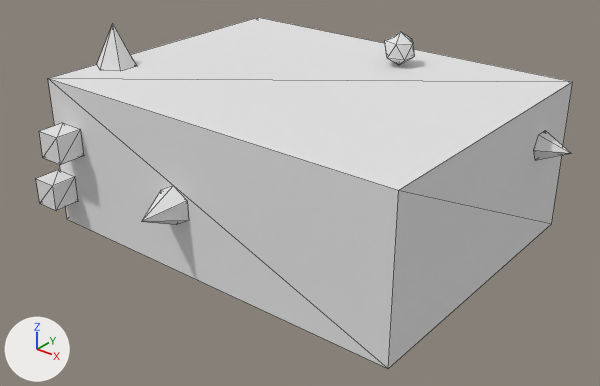
The glTF model public/Objects/object01_low.glb as it was, and as the next commit left it.
Both versions are drawn from a 50 mm camera at (3.08, -3.94, 2.13) aimed at (0.01, -0.1, -0.24). Arrows for +X, +Y and +Z are at lower left; the lights stay in place. The picture after the commit comes second. Mesh edges are drawn as thin lines. Vertices at exactly the same position are counted once.

The first picture shows 'object01_low'.
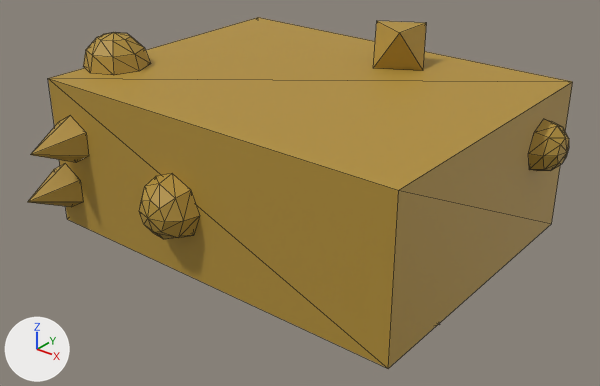
Where the change shows, as pixel boxes [x1, y1, x2, y2] in the pictures (600 x 386 px; the box of a moved part takes in the faces that stretch with it):
'object01_low', recoloured, surface changed, reshaped (darker)
    before: [36, 17, 573, 369]
    after: [28, 17, 573, 369]
part 1 of me_cube, added
    after: [28, 163, 83, 207]
part 2 of me_cube, moved or reshaped (not visible afterwards)
    before: [97, 24, 137, 71]
part 3 of me_cube, added
    after: [31, 116, 89, 163]
part 4 of me_cube, rebuilt (74% wider, 50% taller)
    before: [385, 32, 415, 65]
    after: [373, 21, 426, 71]
part 5 of me_cube, rebuilt (27% wider, 68% taller)
    before: [141, 186, 189, 225]
    after: [139, 173, 200, 239]
part 6 of me_cube, added
    after: [528, 119, 569, 171]
part 7 of me_cube, added
    after: [83, 32, 150, 75]
part 8 of me_cube, deleted
    before: [36, 170, 78, 211]
part 9 of me_cube, deleted
    before: [39, 123, 84, 165]
part 10 of me_cube, deleted
    before: [534, 130, 571, 160]

What the commit changed:
Material 'Mat_object01_low' (mat_mat_object01_low) changes colour from white #e5e5e5 to yellow #b39038; in linear values from (0.78, 0.78, 0.78) to (0.45, 0.28, 0.04).
In material 'Mat_object01_low' (mat_mat_object01_low), roughness goes from 1.0 to 0.6.
me_cube is used by ob_object01_low; location (0.0, 0.0, 0.0).
me_cube had 115 vertices, 178 faces and spanned x -1.55..1.49, y -1.26..1.24, z -0.74..0.78.
me_cube now has 178 vertices, 304 faces and spans x -1.7..1.47, y -1.32..1.22, z -0.78..0.77.
me_cube part 1: a new loose piece, a 6-sided cone pointing to -y spanning x -1.37..-1.1, y -1.32..-1.0, z -0.38..-0.07, in mat_mat_object01_low (yellow #b39038).
me_cube part 2: the loose piece of 7 vertices spanning x -1.3..-1.06, y -0.68..-0.41, z 0.5..0.78 is turned -90 degrees about the y axis through its middle and scaled by 1.44, then moved by (-0.32, 0.01, -0.54).
me_cube part 3: a new loose piece, a 6-sided cone pointing to -y spanning x -1.25..-0.97, y -1.32..-1.0, z -0.03..0.3, in mat_mat_object01_low (yellow #b39038).
me_cube part 4: the loose piece of 12 vertices spanning x 0.17..0.37, y 0.52..0.71, z 0.5..0.72 is rebuilt with 6 vertices and now spans x 0.08..0.46, y 0.45..0.78, z 0.5..0.77.
me_cube part 5: the loose piece of 7 vertices spanning x -0.32..-0.1, y -1.26..-1.0, z -0.18..0.08 is rebuilt with 25 vertices and now spans x -0.42..0.0, y -1.21..-1.0, z -0.26..0.16.
me_cube part 6: a new loose piece of 25 vertices spanning x 1.3..1.47, y 0.44..0.78, z 0.03..0.37, in mat_mat_object01_low (yellow #b39038).
me_cube part 7: a new loose piece of 25 vertices spanning x -1.4..-0.96, y -0.76..-0.33, z 0.5..0.72, in mat_mat_object01_low (yellow #b39038).
me_cube part 8: the loose piece of 8 vertices spanning x -1.32..-1.15, y -1.18..-1.0, z -0.31..-0.14 is deleted.
me_cube part 9: the loose piece of 8 vertices spanning x -1.2..-1.02, y -1.18..-1.0, z 0.05..0.22 is deleted.
me_cube part 10: 7 vertices removed from x 1.3..1.49, y 0.51..0.71, z 0.11..0.28.
Other edits to the shape of me_cube do not show in these pictures.
